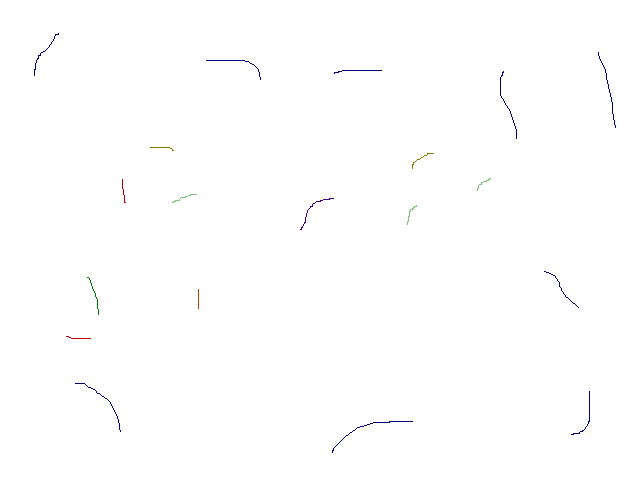
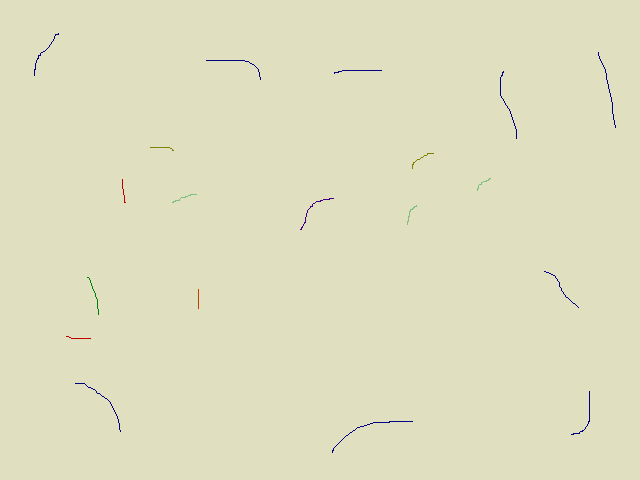
Layers edited between the first and the second 640×480 image:
painted on "Background" over [0, 0, 640, 480]
painted on "29_KitchenLow.png" over [0, 0, 640, 480]
